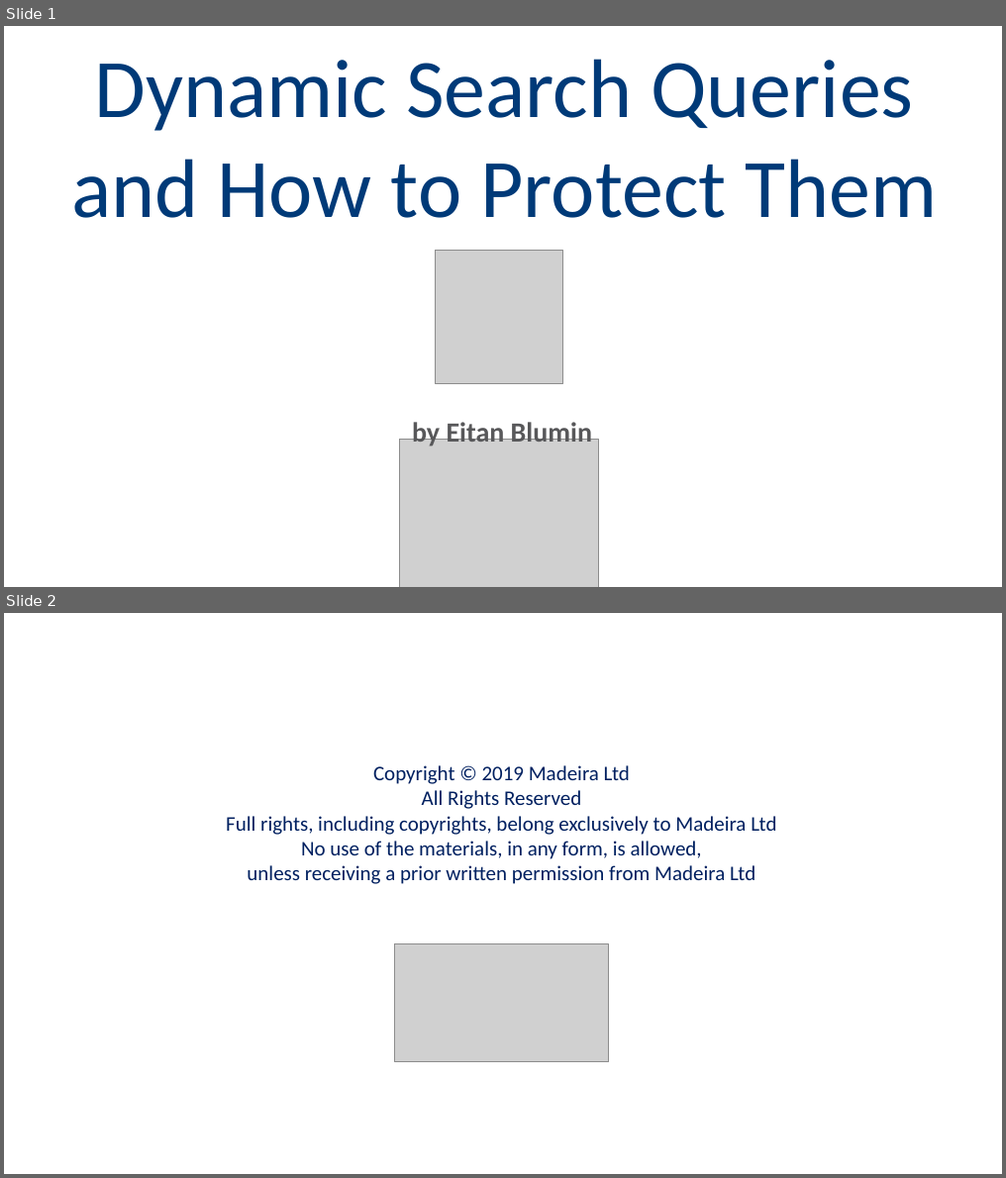
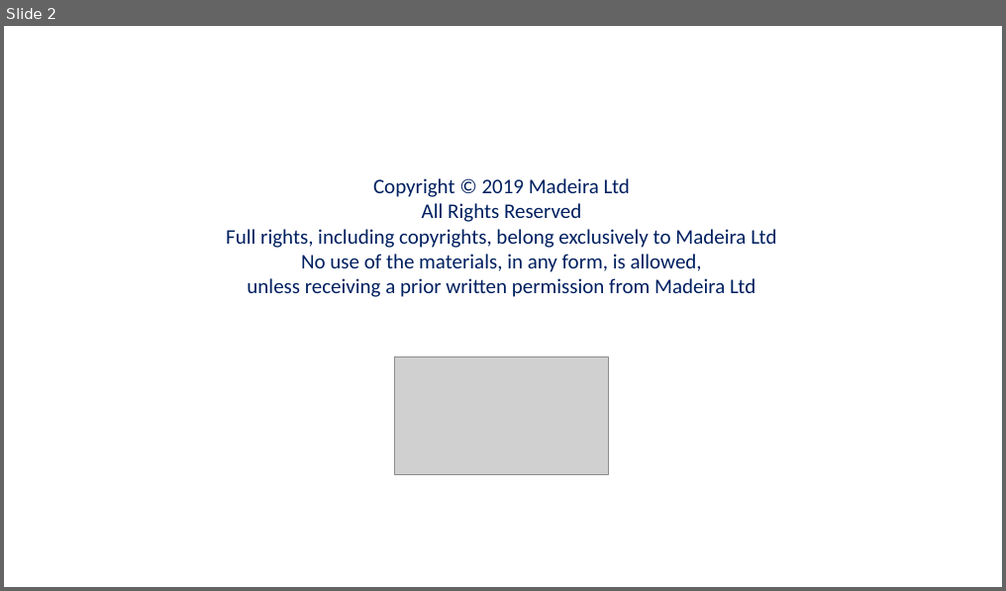
Before and after one commit to MadeiraData/DynamicFilters, a slide deck: DynamicFilters_Presentation_Eng.pptx. Shown one above the other, each under a label of ours: slides 1 and 2 before the commit, slide 2 after it. The pictures are 1006x1178 and 1006x591 pixels, drawn with LibreOffice and Linux fonts; fonts in the diff are those of the drawing; grey boxes stand for pictures. Boxes give left, top, right and bottom in pixels: in the first picture for what was removed or moved away, otherwise in the second. Text is boxed around its words. In the diff, an @@ line names an element or a change of style, - is before the commit and + after.

```diff
--- a/DynamicFilters_Presentation_Eng.pptx
+++ b/DynamicFilters_Presentation_Eng.pptx
@@ slide 1 removed at (4,26,1002,587), background #FFFFFF @@
@@ title removed at (71,59,938,218) @@
-Dynamic Search Queries
-and How to Protect Them
@@ picture removed at (435,250,561,384) @@
@@ picture removed at (400,439,599,587) @@
@@ text removed at (412,419,592,447) @@
-by Eitan Blumin
```
Also in this commit, not shown: 2 slides changed, 1 slide added.
